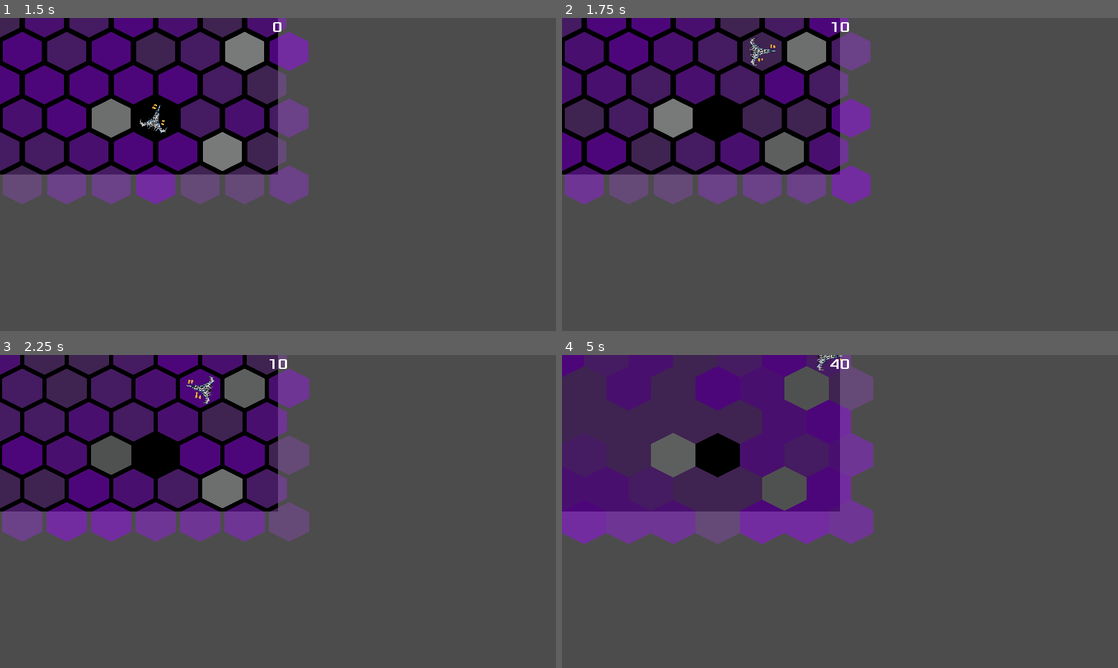
Above: before the commit, frames 1-4 (two rows, left to right).
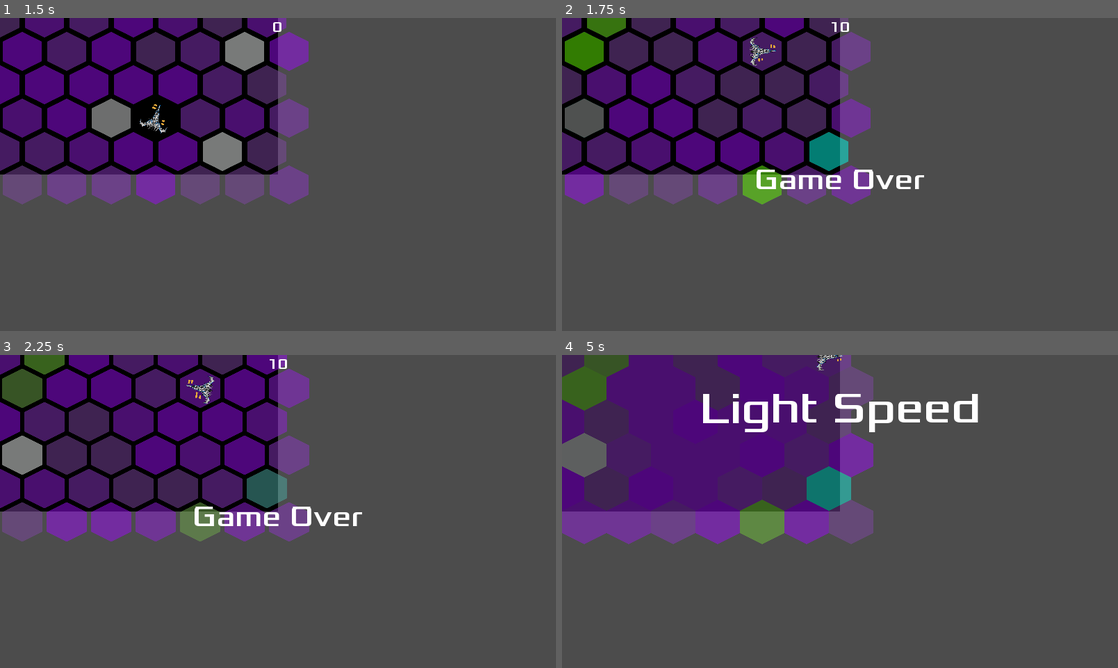
Above: after the commit, the same moments.

Repository: jacknick7/light-speed
Game: Godot game, scene res://Level.tscn
The game is run twice, just before and just after one commit, with the same random seed, the same clock (stepped at 60 frames per second) and the same inputs. The project has no main scene, so this scene is started directly.
Inputs:
- Up to frame 1 (1.5 s): click "Start" at 0.5 s; hold Right (ui_right) from 1.28 s (still down)
- Up to frame 2 (1.75 s): keep holding Right (ui_right); tap Space (ui_select) at 1.52 s
- Up to frame 3 (2.25 s): release Right (ui_right) at 2.03 s; hold Left (ui_left) from 2.03 s (still down)
- Up to frame 4 (5 s): tap Space (ui_select) at 2.27, 3.77, 4.52 s; release Left (ui_left) at 2.78 s; hold Right (ui_right) 2.78-4.28 s; hold Left (ui_left) from 4.28 s (still down)

Frame 1 is identical in both runs. In frame 2, 13% of the frame differs, in the area x 0-66%, y 0-60%; in frame 3, 14%; in frame 4, 20%, in the area x 0-75%, y 0-61%.

Commit message:
added game_over() to multiple scenes

Diff:
--- a/light-speed/Player.tscn
+++ b/light-speed/Player.tscn
@@ -7,6 +7,9 @@
 [ext_resource path="res://sprites/player/player_turn_left_1.png" type="Texture" id=5]
 [ext_resource path="res://sprites/player/player_turn_left_0.png" type="Texture" id=6]
 [ext_resource path="res://scripts/Player.gd" type="Script" id=7]
+[ext_resource path="res://sprites/player/player_destroyed_1.png" type="Texture" id=8]
+[ext_resource path="res://sprites/player/player_destroyed_2.png" type="Texture" id=9]
+[ext_resource path="res://sprites/player/player_destroyed_0.png" type="Texture" id=10]
 
 [sub_resource type="SpriteFrames" id=1]
 animations = [ {
@@ -24,6 +27,11 @@
 "loop": true,
 "name": "turn_left",
 "speed": 5.0
+}, {
+"frames": [ ExtResource( 10 ), ExtResource( 8 ), ExtResource( 9 ) ],
+"loop": true,
+"name": "destroyed",
+"speed": 4.0
 } ]
 
 [sub_resource type="CapsuleShape2D" id=2]
@@ -46,11 +54,12 @@
 [node name="AnimatedSprite" type="AnimatedSprite" parent="PlayerShip"]
 scale = Vector2( 0.1, 0.1 )
 frames = SubResource( 1 )
-animation = "turn_right"
+animation = "destroyed"
 playing = true
 
 [node name="CollisionShape2D" type="CollisionShape2D" parent="PlayerShip"]
 shape = SubResource( 2 )
+disabled = true
 
 [node name="PlayerShipNext" type="AnimatedSprite" parent="."]
 scale = Vector2( 0.1, 0.1 )
--- a/light-speed/scripts/HexagonMatrix.gd
+++ b/light-speed/scripts/HexagonMatrix.gd
@@ -49,6 +49,11 @@
 	hexagon_matrix[mid_y * hexagons_m + mid_x].set_type(EMPTY)
 
 
+func game_over():
+	for hexagon in hexagon_matrix:
+		hexagon.set_type(make_choice())
+
+
 func make_choice():
 	var i = randi() % hexagon_prob.size()
 	return hexagon_prob[i]
--- a/light-speed/scripts/Level.gd
+++ b/light-speed/scripts/Level.gd
@@ -14,10 +14,19 @@
 func start_game(easy):
 	#print(easy)
 	$HexagonMatrix.start_game()
-	$Player.start_game(easy, ini_position)
 	$UpdateTimer.start()
 	$ScoreTimer.start()
 	score = 0
+	$HUD.update_score(score, 0)
+	$Player.start_game(easy, ini_position)
+
+
+func game_over():
+	$Player.game_over()
+	$UpdateTimer.stop()
+	$ScoreTimer.stop()
+	$HUD.show_game_over()
+	$HexagonMatrix.game_over()
 
 
 func _on_UpdateTimer_timeout():
@@ -32,10 +41,11 @@
 # TODO: look how to handle _on_Hexagon_damaged & _on_Hexagon_scored so it's only
 # active between start_game & game_over
 func _on_Hexagon_damaged():
-	print("Damaged")
+	#print("Damaged")
+	game_over()
 
 
 func _on_Hexagon_scored(add_score):
-	print("Scored: " + str(add_score))
+	#print("Scored: " + str(add_score))
 	score += add_score
 	$HUD.update_score(score, add_score)
--- a/light-speed/scripts/Player.gd
+++ b/light-speed/scripts/Player.gd
@@ -85,11 +85,25 @@
 
 func start_game(dif, pos):
 	easy = dif
+	velocity = 0
 	$PlayerShip.position = pos
+	$PlayerShip.rotation = 0
 	$PlayerShip.show()
 	if easy:
 		$PlayerShipNext.show()
 		update_position_easy()
+	# If done inmediatly player collides with previous hexagon type, look if this can be handle better
+	yield(get_tree().create_timer(0.001), "timeout")
+	$PlayerShip/CollisionShape2D.disabled = false
+
+# TODO: fix destroyed animation not working, this happens because the update function changes to idle
+func game_over():
+	$PlayerShip/AnimatedSprite.animation = "destroyed"
+	$PlayerShip/CollisionShape2D.set_deferred("disabled", true)
+	if (easy):
+		$PlayerShipNext.hide()
+	yield(get_tree().create_timer(4), "timeout")
+	$PlayerShip.hide()
 
 
 func trigger_hexagon():
Not shown: 1 places in light-speed/Player.tscn that only renumber resources
Binary file added: light-speed/sprites/player/player_destroyed_0.png
Not shown, added: light-speed/sprites/player/player_destroyed_0.png.import
Binary file added: light-speed/sprites/player/player_destroyed_1.png
Not shown, added: light-speed/sprites/player/player_destroyed_1.png.import
Binary file added: light-speed/sprites/player/player_destroyed_2.png
Not shown, added: light-speed/sprites/player/player_destroyed_2.png.import
